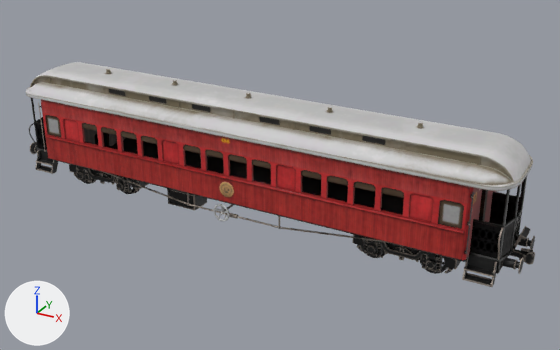
A saved change to the glTF model godot/assets/train/carriage_empty.gltf.
Before and after are seen from a 50 mm camera at (13.73, -22.67, 13.23) aimed at (1.1, 0.29, 1.75). Arrows for +X, +Y and +Z are at lower left; the lights stay in place. The older version comes first. Vertices at exactly the same position are counted once.

In view in the first picture: 'bogie', 'bogie.001', 'exterior', 'exterior_2sided', 'top_windows' and 2 more.
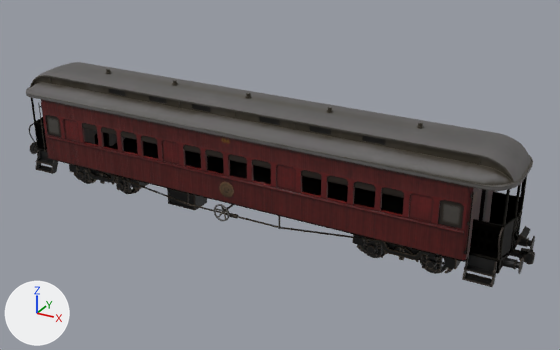
Edits to the bpy script that builds the scene:
```text
Change mat_qr_bl_carriage:
    add n7 = _N.new('ShaderNodeMix'); n7.name = 'Mix'
    add n7.data_type = 'RGBA'
    add n7.blend_type = 'MULTIPLY'
    add n7.inputs[0].default_value = 1.0  # 'Factor'
    add n8 = _N.new('ShaderNodeVertexColor'); n8.name = 'Color Attribute'
    where n2 = _N.new('ShaderNodeTexImage'); n2.name = 'Image Texture'
    where n0 = _N.new('ShaderNodeBsdfPrincipled'); n0.name = 'Principled BSDF'
    remove _L.new(n2.outputs[0], n0.inputs[0])  # 'Color' to 'Base Color'
    add _L.new(n7.outputs[2], n0.inputs[0])  # 'Result' to 'Base Color'
    add _L.new(n8.outputs[0], n7.inputs[7])  # 'Color' to 'B'
    add _L.new(n2.outputs[0], n7.inputs[6])  # 'Color' to 'A'
Change me_exterior:
    where me_exterior.from_pydata(...)  # 6384 vertices, 11052 faces; spans x -10.4..10.4, y -1.7..1.7, z -1.1..3.6
    used by ob_exterior; location = (0.0, 0.0, 1.23)
    me_exterior part 1: vertex colours changed
```

Changed parts and their boxes [x1, y1, x2, y2] in the pictures (560 x 350 px):
'exterior', recoloured (darker)
    both: [26, 62, 535, 287]
'top_windows', recoloured
    both: [109, 89, 386, 145]
